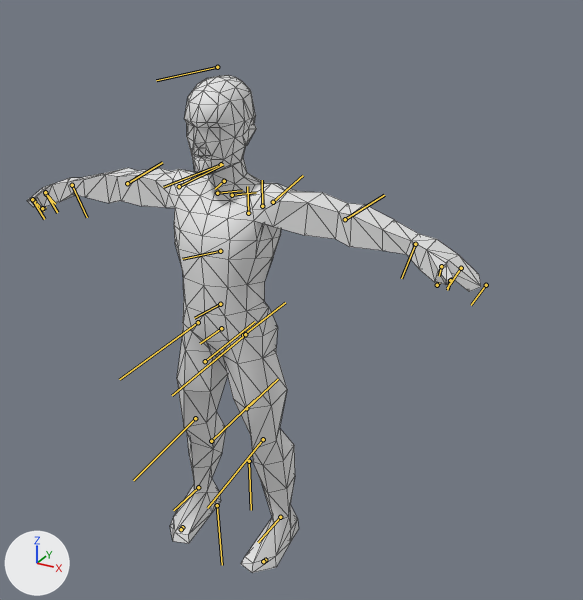
Two versions of the FBX model media/anims_X/normal/TTRP_One-leg-up-one-down.fbx, one commit apart.
The view is the same before and after, from a camera (50 mm lens) standing at (0.801, -1.164, 1.191) and looking at (0.022, 0.251, 0.484). Lighting does not change. The marker at lower left points along +X, +Y and +Z. The bones that bend it are drawn over the model as lines. Mesh edges are drawn as thin lines. Materials are left out; every surface is plain grey.

In view in the first picture: 'Body_NoDress'.
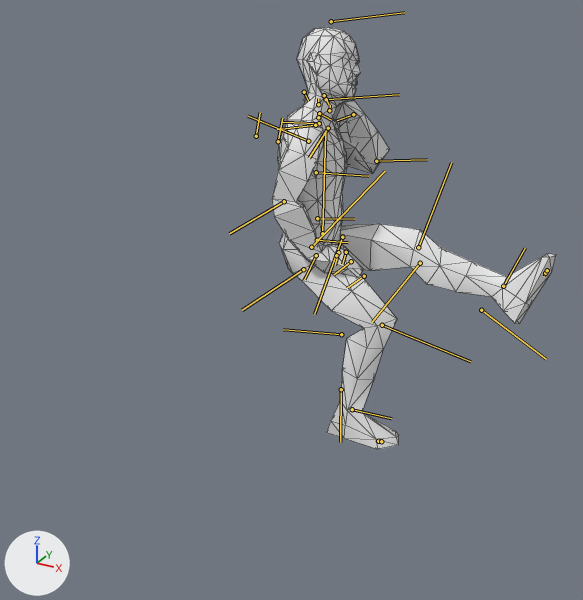
The newer file adds an action. The first version stands in its rest pose; the second is drawn at frame 1 of the action 'Bip01|CircleAction'.

Location of each change, [x1, y1, x2, y2] in pixels of the pictures (583 x 600 px):
'Body_NoDress', posed (37% narrower, 15% shorter): before [27, 75, 481, 573]; after [272, 27, 556, 449]
bone 'Bip01_Pelvis', root to tip: before (221, 328) to (200, 343); after (317, 240) to (348, 242)
bone 'Bip01_L_Thigh', root to tip: before (245, 334) to (172, 395); after (322, 233) to (325, 132)
bone 'Bip01_L_Calf', root to tip: before (263, 439) to (207, 508); after (418, 247) to (451, 162)
bone 'Bip01_L_Foot', root to tip: before (280, 517) to (258, 542); after (503, 286) to (525, 248)
bone 'Bip01_R_Thigh', root to tip: before (198, 322) to (119, 379); after (311, 247) to (385, 171)
bone 'Bip01_R_Calf', root to tip: before (195, 418) to (133, 480); after (382, 325) to (470, 361)
bone 'Bip01_R_Foot', root to tip: before (198, 487) to (173, 510); after (352, 409) to (391, 418)
bone 'Bip01_Spine1', root to tip: before (220, 251) to (182, 259); after (316, 172) to (368, 176)
bone 'Bip01_Head', root to tip: before (221, 164) to (163, 187); after (326, 99) to (399, 94)
bone 'Bip01_L_Clavicle', root to tip: before (232, 195) to (256, 192); after (319, 123) to (281, 122)
bone 'Bip01_L_UpperArm', root to tip: before (273, 202) to (303, 175); after (328, 128) to (309, 158)
bone 'Bip01_L_Forearm', root to tip: before (345, 219) to (384, 195); after (376, 161) to (427, 159)
bone 'Bip01_L_Hand', root to tip: before (415, 244) to (401, 278); after (353, 114) to (337, 120)
bone 'Bip01_L_Finger0', root to tip: before (441, 266) to (439, 276); after (329, 110) to (330, 105)
bone 'Bip01_L_Finger1', root to tip: before (461, 268) to (447, 288); after (324, 95) to (329, 104)
bone 'Bip01_R_Clavicle', root to tip: before (217, 193) to (242, 190); after (315, 125) to (277, 129)
bone 'Bip01_R_UpperArm', root to tip: before (179, 186) to (223, 164); after (308, 141) to (248, 116)
bone 'Bip01_R_Forearm', root to tip: before (127, 183) to (162, 162); after (284, 201) to (229, 233)
bone 'Bip01_R_Hand', root to tip: before (72, 185) to (87, 217); after (316, 255) to (304, 279)
bone 'Bip01_R_Finger1', root to tip: before (45, 192) to (57, 212); after (351, 261) to (334, 274)

The change in detail:
Bone 'Bip01_Pelvis' (bone_bip01_pelvis) moves from (0.0, 0.0, 0.0) to (5.5, -40.9, -0.2).
Bone 'Bip01_Pelvis' (bone_bip01_pelvis) turns from (0, 0, 0) to (104, 1, -2) degrees about its own x, y and z.
Bone 'Bip01_L_Thigh' (bone_bip01_l_thigh) turns from (0, 0, 0) to (-8, -11, 94) degrees about its own x, y and z.
Bone 'Bip01_L_Calf' (bone_bip01_l_calf) turns from (0, 0, 0) to (0, 0, -12) degrees about its own x, y and z.
Bone 'Bip01_L_Foot' (bone_bip01_l_foot) turns from (0, 0, 0) to (-19, -7, -8) degrees about its own x, y and z.
Bone 'Bip01_R_Thigh' (bone_bip01_r_thigh) turns from (0, 0, 0) to (0, -12, 53) degrees about its own x, y and z.
Bone 'Bip01_R_Calf' (bone_bip01_r_calf) turns from (0, 0, 0) to (0, 0, -59) degrees about its own x, y and z.
Bone 'Bip01_R_Foot' (bone_bip01_r_foot) turns from (0, 0, 0) to (-1, 10, 4) degrees about its own x, y and z.
Bone 'Bip01_Spine1' (bone_bip01_spine1) turns from (0, 0, 0) to (-2, -3, 11) degrees about its own x, y and z.
Bone 'Bip01_Head' (bone_bip01_head) turns from (0, 0, 0) to (-13, -18, -14) degrees about its own x, y and z.
Bone 'Bip01_L_Clavicle' (bone_bip01_l_clavicle) turns from (0, 0, 0) to (0, 12, 0) degrees about its own x, y and z.
Bone 'Bip01_L_UpperArm' (bone_bip01_l_upperarm) turns from (0, 0, 0) to (-31, 12, -80) degrees about its own x, y and z.
Bone 'Bip01_L_Forearm' (bone_bip01_l_forearm) turns from (0, 0, 0) to (0, 0, -128) degrees about its own x, y and z.
Bone 'Bip01_L_Hand' (bone_bip01_l_hand) turns from (0, 0, 0) to (3, 60, -38) degrees about its own x, y and z.
Bone 'Bip01_L_Finger0' (bone_bip01_l_finger0) turns from (0, 0, 0) to (14, -30, 14) degrees about its own x, y and z.
Bone 'Bip01_L_Finger1' (bone_bip01_l_finger1) turns from (0, 0, 0) to (4, 3, 38) degrees about its own x, y and z.
Bone 'Bip01_R_Clavicle' (bone_bip01_r_clavicle) turns from (0, 0, 0) to (9, -17, -5) degrees about its own x, y and z.
Bone 'Bip01_R_UpperArm' (bone_bip01_r_upperarm) turns from (0, 0, 0) to (-30, -57, 20) degrees about its own x, y and z.
Bone 'Bip01_R_Forearm' (bone_bip01_r_forearm) turns from (0, 0, 0) to (0, 0, -41) degrees about its own x, y and z.
Bone 'Bip01_R_Hand' (bone_bip01_r_hand) turns from (0, 0, 0) to (-80, -50, 12) degrees about its own x, y and z.
Bone 'Bip01_R_Finger1' (bone_bip01_r_finger1) turns from (0, 0, 0) to (-6, 14, 23) degrees about its own x, y and z.
